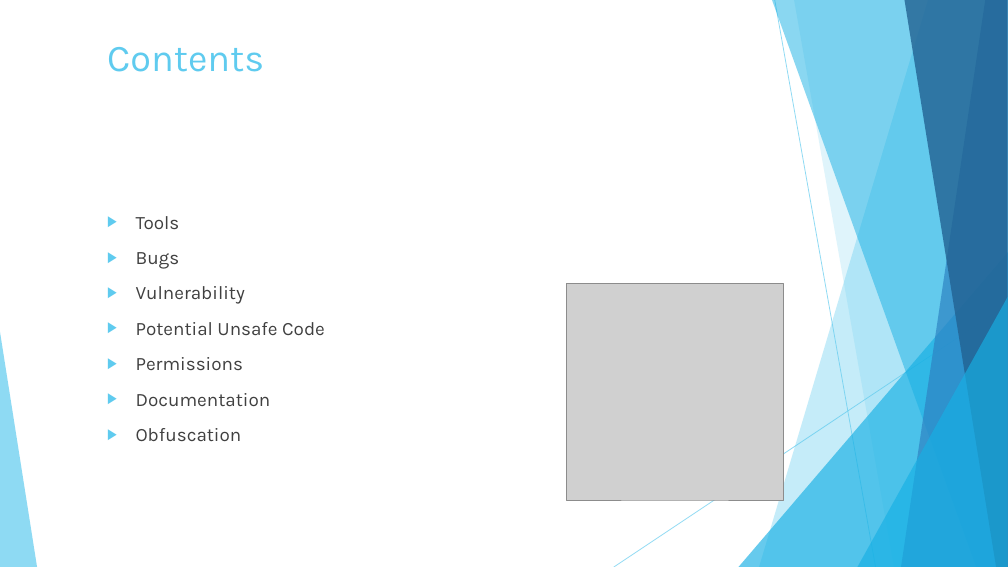
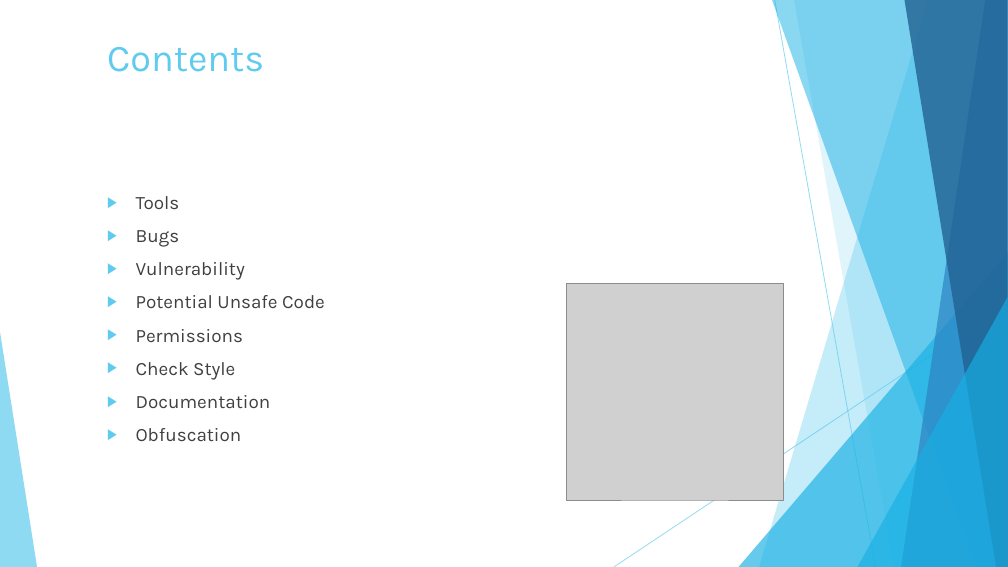
Before and after one commit to FahadAT/CS392-project-G5, a slide deck: slide 2 of Workshop-01-CS310-05-171.pptx. Drawn at 1008x567 pixels with LibreOffice and Linux fonts; fonts in the diff are those of the drawing; grey boxes stand for pictures. Boxes give left, top, right and bottom in pixels: in the first picture for what was removed or moved away, otherwise in the second. Text is boxed around its words. In the diff, an @@ line names an element or a change of style, - is before the commit and + after.

```diff
--- a/Workshop-01-CS310-05-171.pptx
+++ b/Workshop-01-CS310-05-171.pptx
@@ text at (x1=136, y1=196, x2=325, y2=441): line spacing 1.1 to 1 @@
@@ text at (x1=136, y1=362, x2=235, y2=380): paragraph added @@
+▶ Check Style
```
Also in this commit, not shown: 1 other slide changed, 3 slides added, 2 other files.
